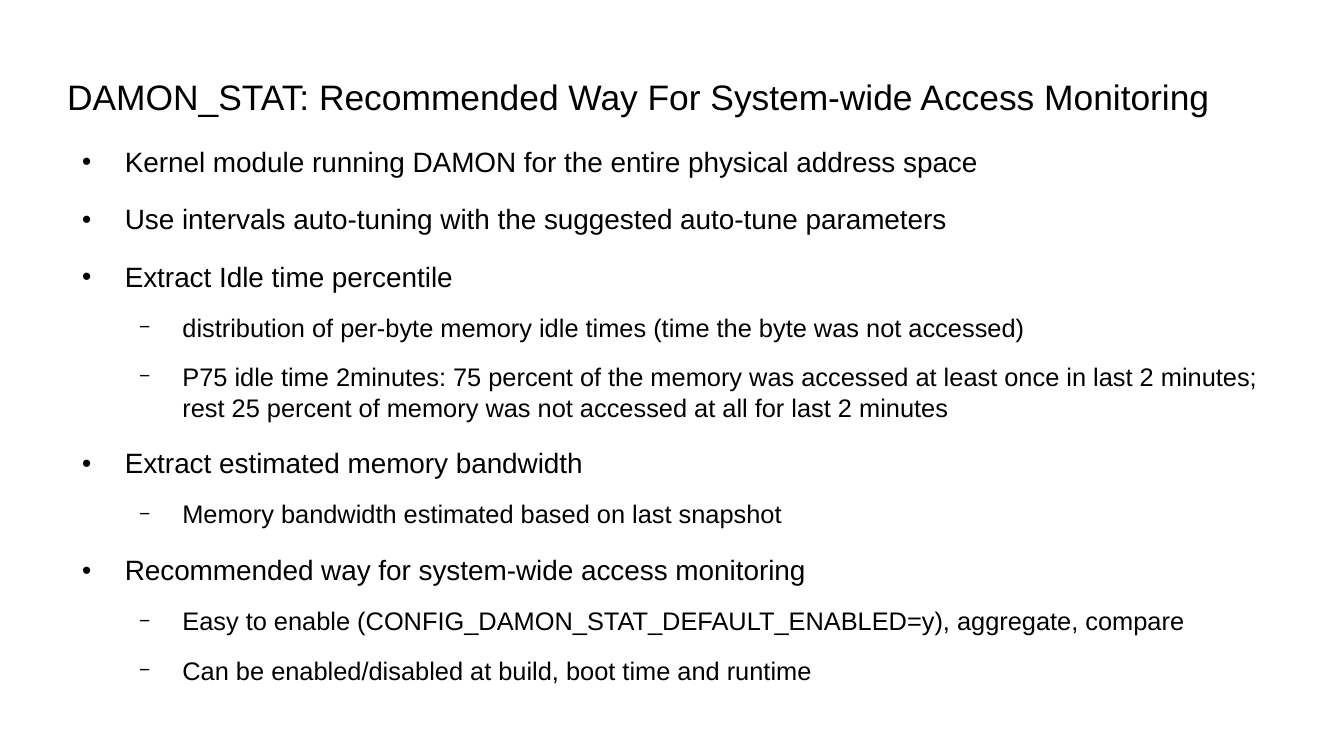
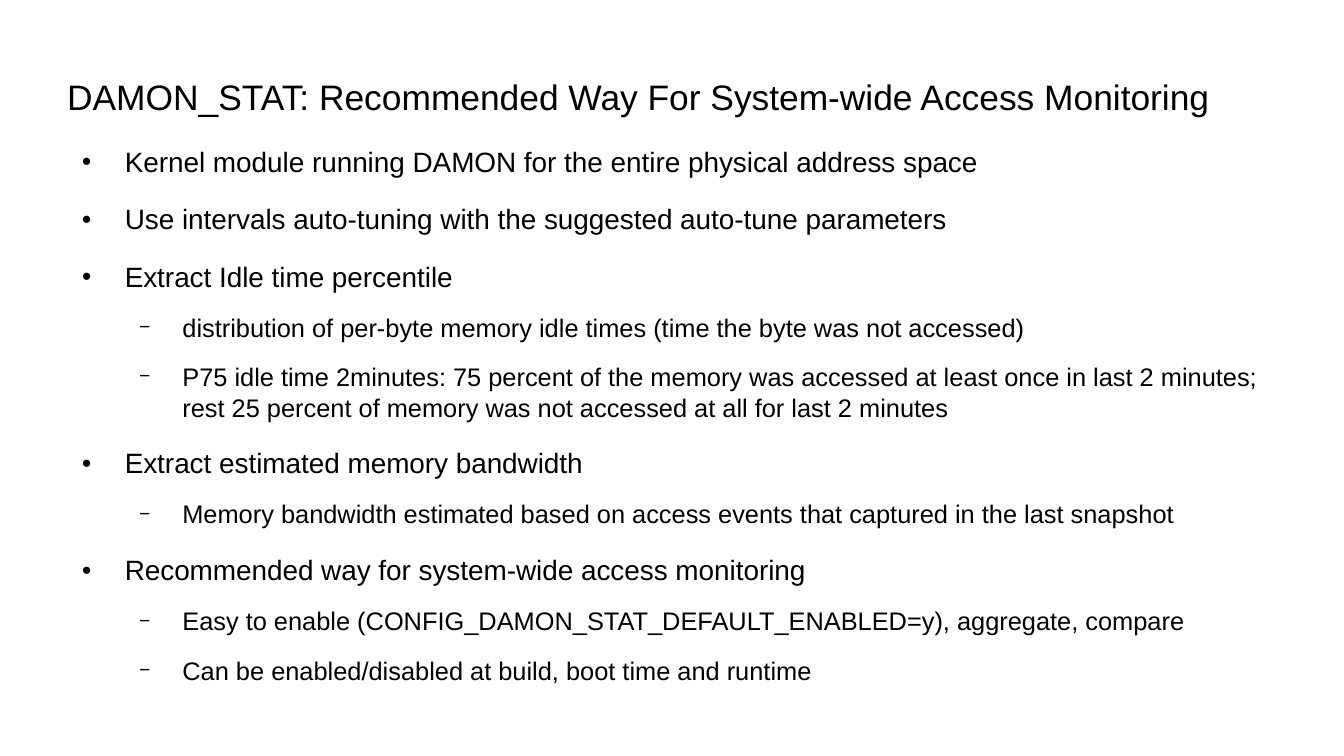
Before and after one commit to damonitor/talks, a slide deck: slide 53 of 2025/ossna/damon_ossna25.odp (slide 56 before the commit). Drawn at 1344x756 pixels with LibreOffice and Linux fonts; fonts in the diff are those of the drawing. Boxes give left, top, right and bottom in pixels: in the first picture for what was removed or moved away, otherwise in the second. Text is boxed around its words. In the diff, an @@ line names an element or a change of style, - is before the commit and + after.

```diff
--- a/2025/ossna/damon_ossna25.odp
+++ b/2025/ossna/damon_ossna25.odp
@@ text at (182, 504, 1174, 529): text changed @@
-  − Memory bandwidth estimated based on last snapshot
+  − Memory bandwidth estimated based on access events that captured in the last snapshot
```
Also in this commit, not shown: 17 other slides changed, 2 slides removed, 1 other file.
